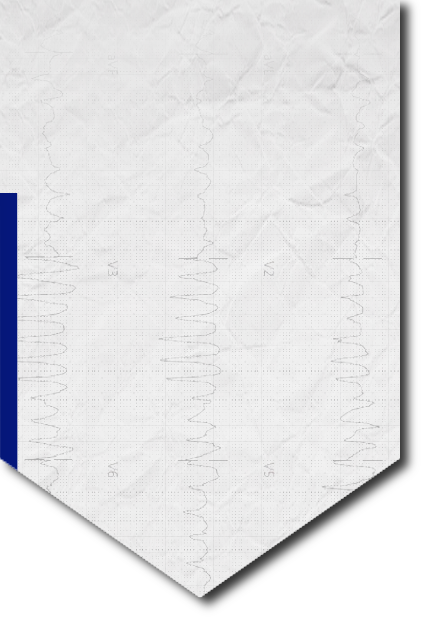
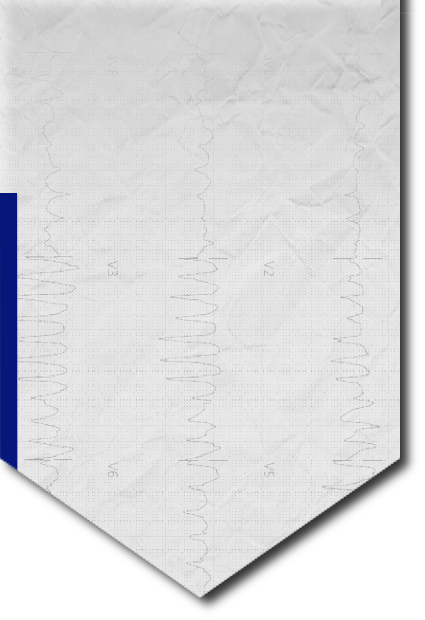
The second (425, 620) image is a revision of the first. Changes to its layers:
"Eingefügte Ebene #1": opacity 100% → 80% over [0, 0, 400, 598]
moved "Drop Shadow" above "Eingefügte Ebene", painted on it over [0, 0, 418, 598]
hid "Eingefügte Ebene" over [0, 0, 400, 597]
hid "Ebene" over [0, 0, 418, 598]
